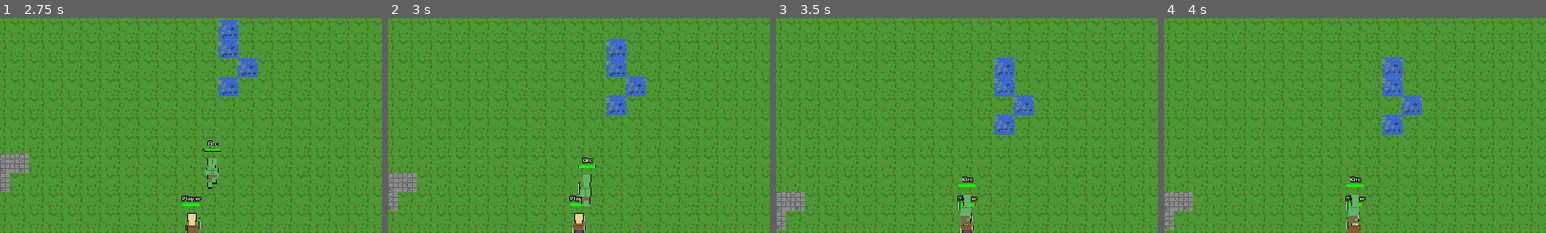
Above: before the commit, frames 1-4 (left to right).
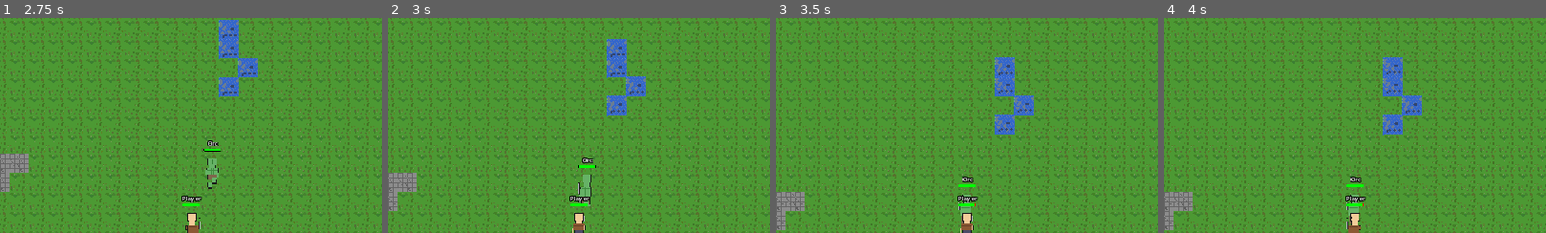
Above: after the commit, the same moments.

Repository: mattzanco/Trithia
Game: Godot game, scene res://scenes/main.tscn
Two runs of this game, one before a commit and one after it. Both use one fixed random seed, a clock stepped at 60 frames per second and the inputs below.
Inputs (mouse positions are % of the whole screen's width and height, from its top left):
- Up to frame 1 (2.75 s): move the mouse to (72, 45) at 0.52 s; hold D (move_right) 0.53-1.28 s; hold Ctrl 0.53-1.28 s; click (72, 45) at 0.67 s; move the mouse to (30, 55) at 1.27 s; hold S (move_down) 1.28-2.03 s; tap Ctrl at 1.35 s; move the mouse to (60, 28) at 2.02 s; hold D (move_right) from 2.03 s (still down); hold Ctrl from 2.03 s (still down)
- Up to frame 2 (3 s): move the mouse to (45, 70) at 2.77 s; release D (move_right) at 2.78 s; release Ctrl at 2.78 s; hold W (move_up) from 2.78 s (still down); tap Ctrl at 2.85 s; click (45, 70) at 2.92 s
- Up to frame 3 (3.5 s): keep holding W (move_up)
- Up to frame 4 (4 s): move the mouse to (80, 65) at 3.52 s; release W (move_up) at 3.53 s; hold A (move_left) from 3.53 s (still down); hold Ctrl from 3.53 s (still down)
The pictures show only the part of the screen within x 25-75%, y 3-53%; the shares and areas given below are measured in that part.

Frame 1 is identical in both runs. In frame 2, less than 0.1% of the frame differs, in the area x 50-53%, y 83-88%; in frame 3, 0.2%, in the area x 47-51%, y 82-97%; in frame 4, 0.2%.

Commit message:
Fix z-index layering for player - ensure correct depth sorting with orc

Diff:
--- a/scripts/player.gd
+++ b/scripts/player.gd
@@ -1702,6 +1702,10 @@
 	if world and world.has_method("update_world"):
 		world.update_world(global_position)
 
+	# Update z_index based on y position to ensure proper layering
+	# Clamp to valid range to avoid exceeding Godot's z_index limits
+	z_index = clampi(int(position.y / 10) + 1000, 0, 10000)
+
 func update_animation(direction: Vector2, walking: bool):
 	var anim_name = "walk_" if walking else "idle_"
 
